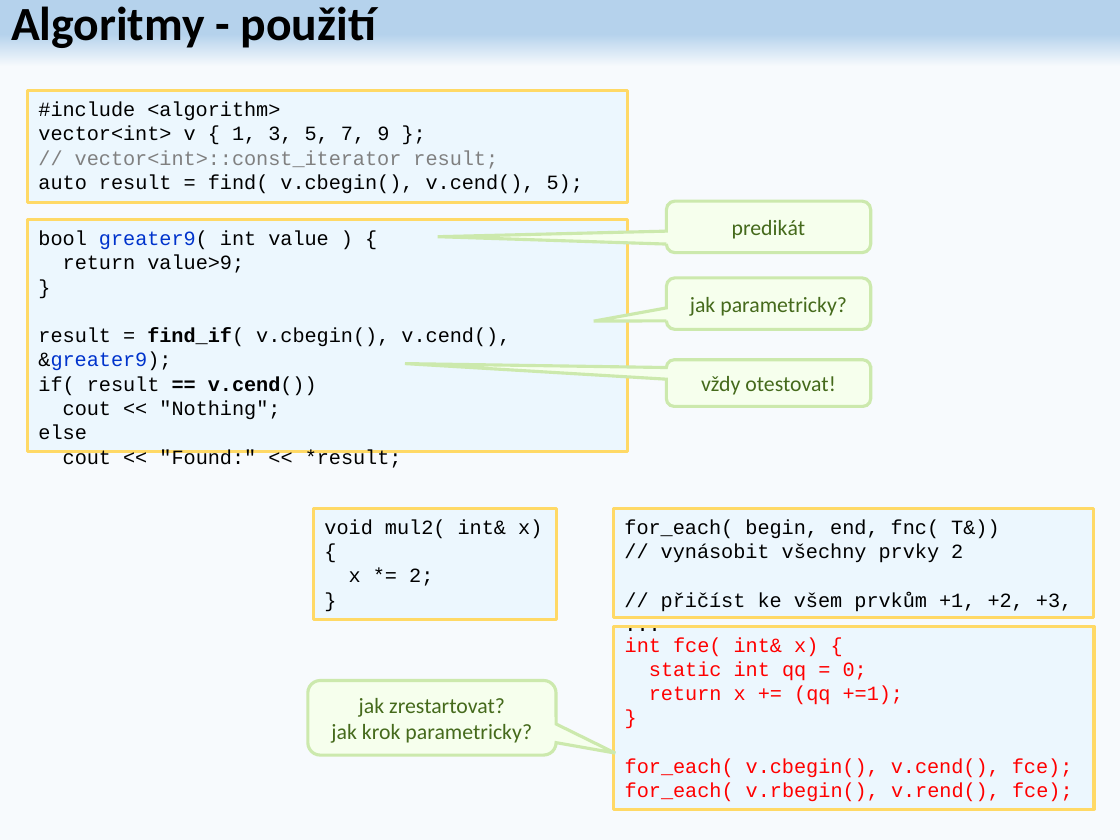
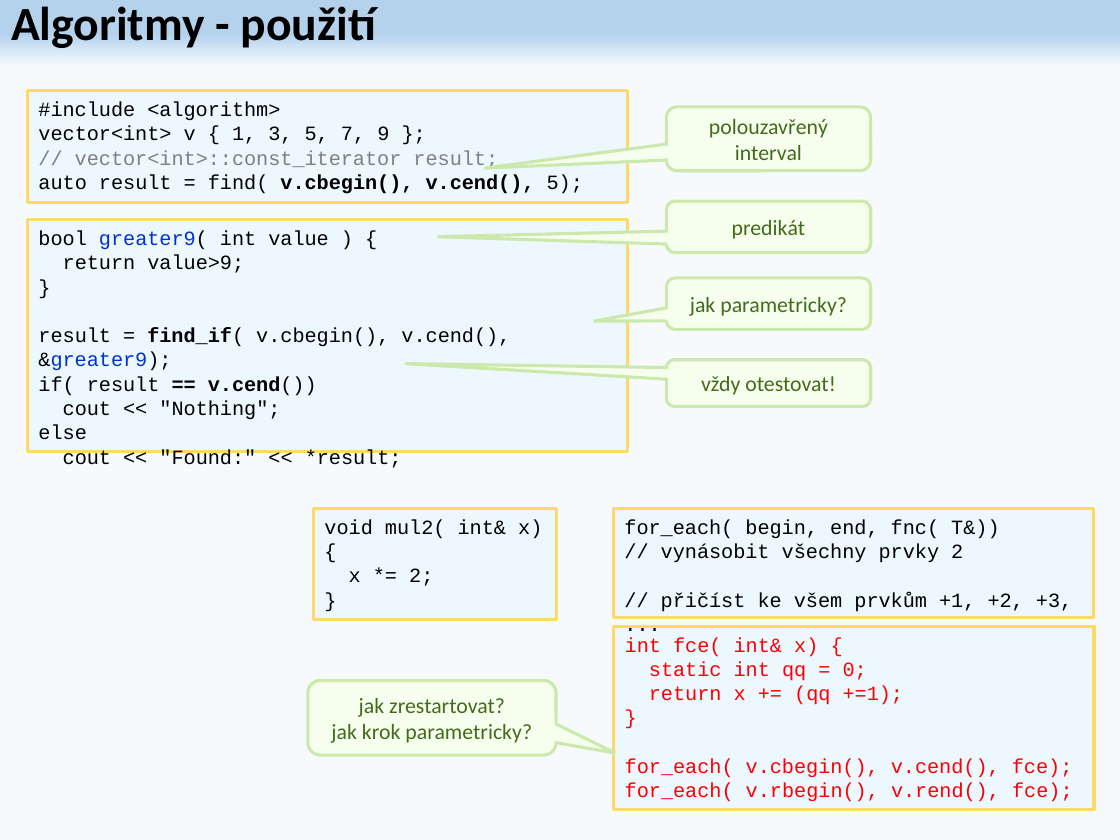
Before and after one commit to damodarak/BANG, a slide deck: slide 46 of CvCpp.pptx (slide 43 before the commit). Drawn at 1120x840 pixels with LibreOffice and Linux fonts; fonts in the diff are those of the drawing. Boxes give left, top, right and bottom in pixels: in the first picture for what was removed or moved away, otherwise in the second. Text is boxed around its words. In the diff, an @@ line names an element or a change of style, - is before the commit and + after.

```diff
--- a/CvCpp.pptx
+++ b/CvCpp.pptx
@@ rounded speech box added at [666,106,870,170], fill #F6FFED, outline #CCE9AD 2 pt, 14 pt, text #456A1C @@
+polouzavřený interval
@@ text in rectangle at [38,175,583,194]: bold on in "v.cbegin(), v.cend()," @@
```
Also in this commit, not shown: 9 other slides changed, 3 slides added, 1 other file.
